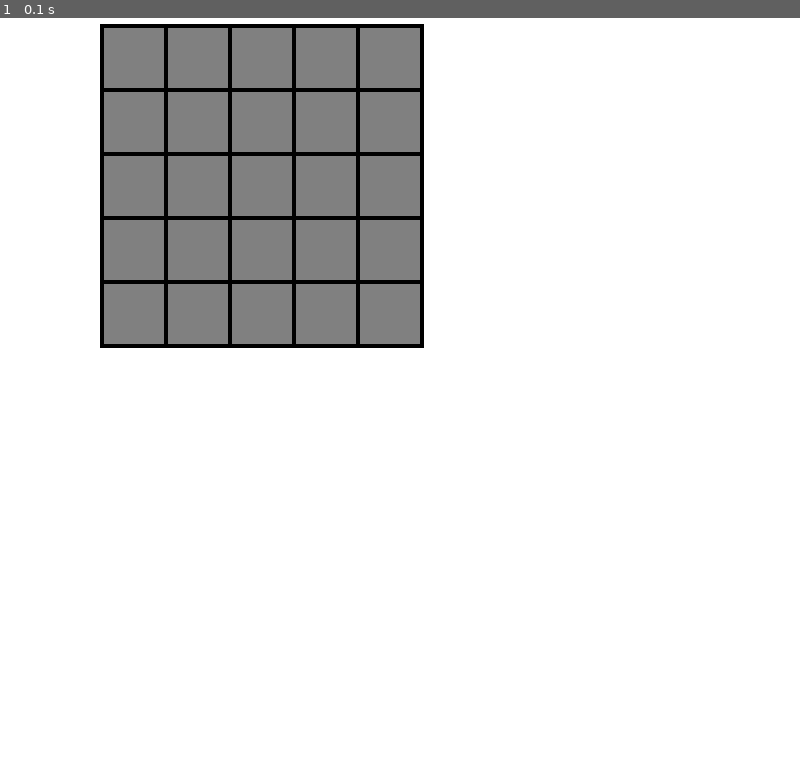
Above: before the commit, frame 1.
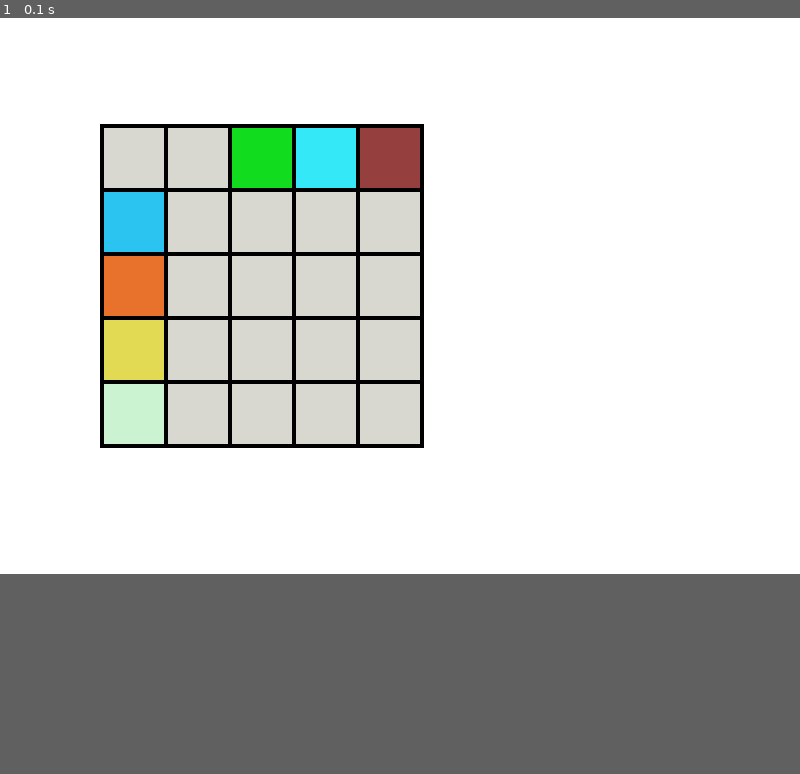
Above: after the commit, the same moment.

Repository: gynsora/TLT_pygame
Game: pygame game, started from main.py
The game is run twice, just before and just after one commit, with the same random seed, the same clock (stepped at 60 frames per second) and the same inputs.
Inputs:
- Up to frame 1 (0.1 s): no input
In our replay, the window is 800x800 before the commit and 800x600 after it. These sizes can differ from the game's own. Grey fills any space a smaller window leaves; there, only what the larger window draws over its background counts as a difference.

The runs differ from the first frame. In frame 1, 22% of the frame differs, in the area x 12-53%, y 0-57%.

Commit message:
Création structure du Jeu

Diff:
--- /dev/null
+++ b/Data/enemyData.py
@@ -0,0 +1,18 @@
+from ..TLT.constants import *
+ENEMY_LIST = {
+    "Dragoon":{
+        "name" : "Dragoon",
+        "x" : 2 ,
+        "y" : 4 ,
+        "width" : 32,
+        "height" : 32 ,
+        "color" : ELECTRIK ,
+        "atk" : 25,
+        "hp" : 1000,
+		"endurance" : 7,
+		"critical" : 60,
+		"defCritical" : 10,
+		"class" : "Drake",
+    }
+
+}
--- /dev/null
+++ b/Data/playerData.py
@@ -0,0 +1,154 @@
+from ..TLT.constants import *
+PLAYER_LIST = {
+    "Gynsora":{
+		"Name" : "Gynsora",
+        "x" : 2 ,
+        "y" : 4 ,
+        "width" : 32,
+        "height" : 32 ,
+        "color" : ELECTRIK ,
+        "atk" : 25,
+        "hp" : 2000,
+		"endurance" : 7,
+		"critical" : 50,
+		"defCritical" : 10,
+		"class" : "Berserker",
+        "spellDef":[
+            {
+				"name" : "Evitement",
+                "image" : "",
+				"type" : "Defense",
+				"direction":"Frontale",
+				"description" :"Esquive une attaque en allant sur 1 case à côté.",
+                "element":"neutre",
+                "range":1,
+                "zone" :1,
+				"cost":
+				{
+				  "hp" : 0,
+				  "endurance" : 2
+				},
+				"Gain":
+				{
+				  "hp" : 0,
+				  "endurance" : 0
+				},
+				"Gcd":1,
+				"Damage": 0
+			},
+            {
+				"name" : "Régénération",
+                "image" : "",
+				"type" : "Defense",
+				"direction":"Aerienne",
+				"description" :"Régènere 1000 point de vie.",
+                "element":"neutre",
+                "range":0,
+                "zone" :1,
+				"cost":
+				{
+				  "hp" : 0,
+				  "endurance" : 2
+				},
+				"Gain":
+				{
+				  "hp" : 1000,
+				  "endurance" : 0
+				},
+				"Gcd":4,
+				"Damage": 0
+			},
+            {
+				"name" : "Bouclier Cryo",
+                "image" : "",
+				"type" : "Defense",
+				"direction":"Frontale",
+				"description" :"Place un bouclier de glace sur la case de départ peut stopper ou gener une attaque",
+                "element":"glace",
+                "range":1,
+                "zone" :1,
+				"cost":
+				{
+				  "hp" : 0,
+				  "endurance" : 2
+				},
+				"Gain":
+				{
+				  "hp" : 0,
+				  "endurance" : 0
+				},
+				"Gcd":3,
+				"Damage": 0
+			}
+        ],
+        "spellAtk":[
+             {
+				"name" : "Cri Sanguinaire",
+                "image" : "",
+				"type" : "Attaque",
+				"direction":"Aerienne",
+				"description" :"vous détruisez tout autour de vous.",
+                "element":"neutre",
+                "range":3,
+                "zone" :1,
+				"cost":
+				{
+				  "hp" : 50,
+				  "endurance" : 2
+				},
+				"Gain":
+				{
+				  "hp" : 0,
+				  "endurance" : 0
+				},
+				"Gcd":3,
+				"Damage": 200
+			},
+            {
+				"name" : "Tsunami",
+                "image" : "",
+				"type" : "Attaque",
+				"direction":"Frontale",
+				"description" :"Lance un déferlante d'eau",
+                "element":"eau",
+                "range":4,
+                "zone" :1,
+				"cost":
+				{
+				  "hp" : 0,
+				  "endurance" : 3
+				},
+				"Gain":
+				{
+				  "hp" : 0,
+				  "endurance" : 0
+				},
+				"Gcd":1,
+				"Damage": 700
+			},
+            {
+				"name" : "Cyclone",
+                "image" : "",
+				"type" : "Attaque",
+				"direction":"Laterale",
+				"description" :"Déchaîne un cyclone",
+                "element":"vent",
+                "range":4,
+                "zone" :3,
+				"cost":
+				{
+				  "hp" : 0,
+				  "endurance" : 3
+				},
+				"Gain":
+				{
+				  "hp" : 0,
+				  "endurance" : 0
+				},
+				"Gcd":2,
+				"Damage": 600
+			}
+
+        ]
+    }
+}
--- a/TLT/board.py
+++ b/TLT/board.py
@@ -1,22 +1,39 @@
 import pygame
-from .constants import GREY ,BLACK ,WHITE ,ROWS ,COLS ,CHESSBOARD_SIZE ,SQUARE_SIZE ,MARGIN_SQUARE ,CHESSBOARD_X ,CHESSBOARD_Y
+from .constants import *
+from .utilities import *
 
 class Board:
     def __init__(self):
-        self.board = [[0,0,0,0,0],
+        self.board = [[0,1,3,5,11],
                       [0,0,0,0,0],
-                      [0,0,0,0,0],
-                      [0,0,0,0,0],
-                      [0,0,0,0,0]
+                      [6,0,0,0,0],
+                      [12,0,0,0,0],
+                      [8,0,0,0,0]
                       ]
 
-    def draw_squares(self, win): #permet de dessiner les cases de l'échequier
+    def draw_squares(self, win): #permet de dessiner les cases de l'échequier en fonction d'un élement (eau,feu, etc..)
         for row in range(ROWS):
             for col in range(COLS):
-                x = CHESSBOARD_X + MARGIN_SQUARE + (row * MARGIN_SQUARE) + (row * SQUARE_SIZE)
-                y = CHESSBOARD_Y + MARGIN_SQUARE + (col * MARGIN_SQUARE) + (col * SQUARE_SIZE)
+                x,y = cal_pos_in_board(row,col)
+                tile_color = GREY
                 if self.board[row][col] == 0 :
-                    pygame.draw.rect(win, GREY, (x,y,SQUARE_SIZE,SQUARE_SIZE))
+                    tile_color = GREY
+                if self.board[row][col] == 1 :
+                    tile_color = WATER
+                if self.board[row][col] == 3 :
+                    tile_color = FIRE
+                if self.board[row][col] == 5 :
+                    tile_color = EARTH
+                if self.board[row][col] == 11 :
+                    tile_color = WIND
+                if self.board[row][col] == 12 :
+                    tile_color = ICE
+                if self.board[row][col] == 6 :
+                    tile_color = PLANT
+                if self.board[row][col] == 8 :
+                    tile_color = CHARCOAL
+
+                pygame.draw.rect(win, tile_color, (x,y,SQUARE_SIZE,SQUARE_SIZE))
 
     def draw(self,win):
         win.fill(WHITE) #on remplit la surface du jeu "win" en blanc
--- a/TLT/constants.py
+++ b/TLT/constants.py
@@ -1,15 +1,22 @@
 import pygame
 
-
-
-WIDTH , HEIGHT= 800, 800
+WIDTH , HEIGHT = 800, 600
 ROWS, COLS = 5 , 5
 SQUARE_SIZE = 60
 CHESSBOARD_SIZE = 324
 MARGIN_SQUARE = 4
 CHESSBOARD_X = 100
-CHESSBOARD_Y = 50
+CHESSBOARD_Y = 150
 
-GREY = (128,128,128)
+GREY = (216,216,209)
 BLACK = (0,0,0)
 WHITE = (255,255,255)
+WATER = (43,196,241)
+FIRE = (232,114,43)
+EARTH = (225,218,82)
+WIND =  (204,243,209)
+PLANT = (17,221,30)
+ICE = (52,232,247)
+CHARCOAL = (149,63,62)
+
+ELECTRIK = (188,222,225)
--- a/TLT/game.py
+++ b/TLT/game.py
@@ -7,9 +7,8 @@
         self.win = win
 
     def _init(self):
-        #self.selected = None
+        #creation du board du jeu
         self.board = Board()
-        #self.turn = RED
 
     def update(self):
         self.board.draw(self.win)
--- /dev/null
+++ b/TLT/utilities.py
@@ -0,0 +1,6 @@
+from .constants import CHESSBOARD_X, CHESSBOARD_Y, MARGIN_SQUARE, SQUARE_SIZE
+
+def cal_pos_in_board(pos_x,pos_y): #calcule la position exacte dans le board en fonction d'une position x,y
+    x = CHESSBOARD_X + MARGIN_SQUARE + (pos_x * MARGIN_SQUARE) + (pos_x * SQUARE_SIZE)
+    y = CHESSBOARD_Y + MARGIN_SQUARE + (pos_y * MARGIN_SQUARE) + (pos_y * SQUARE_SIZE)
+    return x,y
--- a/main.py
+++ b/main.py
@@ -1,19 +1,19 @@
 import pygame
-from TLT.constants import WIDTH , HEIGHT, SQUARE_SIZE
+from TLT.constants import WIDTH , HEIGHT
 from TLT.game import Game
 
 FPS = 60
 #WIN = window, ici on crée la taille de la fenetre du jeu
-WIN = pygame.display.set_mode((WIDTH,HEIGHT))
-#checkers = nom du jeu
-pygame.display.set_caption('The Lost Time')
+WINDOW_SIZE = pygame.display.set_mode((WIDTH,HEIGHT))
+#The Lost Time = nom du jeu
+pygame.display.set_caption("The Lost Time")
 
 def main():
     run = True
     #ici on crée un timer pour définir la vitesse de rafraichissement du jeu (FPS)
     clock = pygame.time.Clock()
     #on initialise le jeu
-    game = Game(WIN)
+    game = Game(WINDOW_SIZE)
 
     while run:
         clock.tick(FPS)
